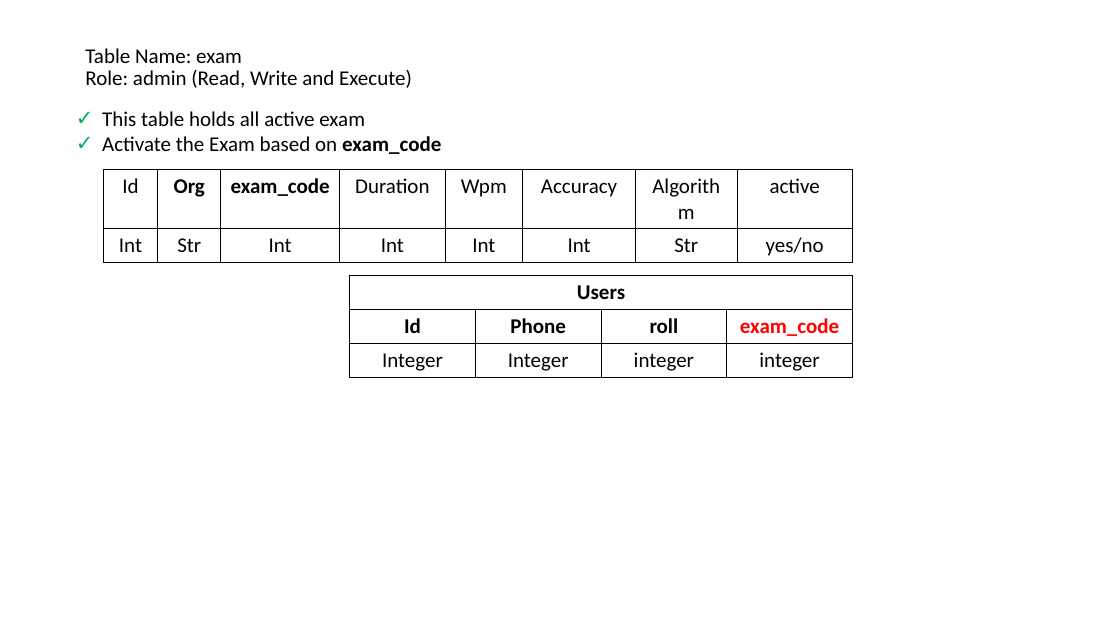
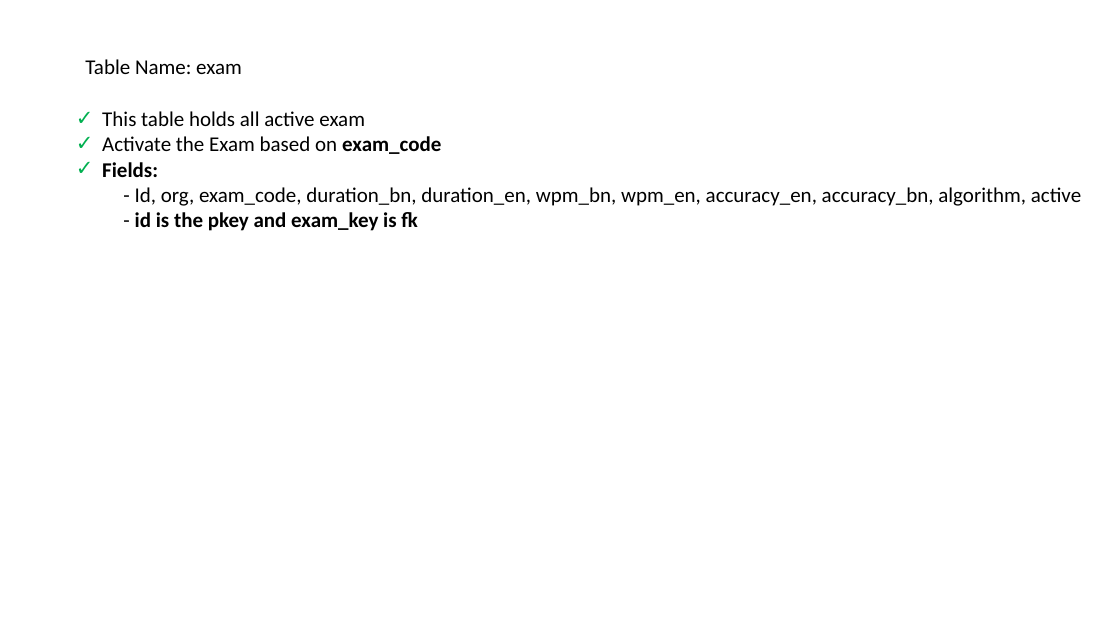
Before and after one commit to mdadalkhan/Code, a slide deck: slide 4 of projects/brems/Overview.pptx. Drawn at 1120x630 pixels with LibreOffice and Linux fonts; fonts in the diff are those of the drawing. Boxes give left, top, right and bottom in pixels: in the first picture for what was removed or moved away, otherwise in the second. Text is boxed around its words. In the diff, an @@ line names an element or a change of style, - is before the commit and + after.

```diff
--- a/projects/brems/Overview.pptx
+++ b/projects/brems/Overview.pptx
@@ title at [85,59,242,74]: text changed @@
-Table Name: exam
-Role: admin (Read, Write and Execute)
+Table Name: exam
@@ text at [102,162,1081,231]: paragraphs added @@
+✓ Fields:
+- Id, org, exam_code, duration_bn, duration_en, wpm_bn, wpm_en, accuracy_en, accuracy_bn, algorithm, active
+- id is the pkey and exam_key is fk
@@ table removed at [103,170,853,260], 2 rows, 8 columns @@
-Id | Org | exam_code | Duration | Wpm | Accuracy | Algorithm | active
-Int | Str | Int | Int | Int | Int | Str | yes/no
@@ table removed at [350,276,854,378], 3 rows, 4 columns @@
-Users |  |  | 
-Id | Phone | roll | exam_code
-Integer | Integer | integer | integer
```
Also in this commit, not shown: 3 slides added, 1 slide removed, 17 other files.
